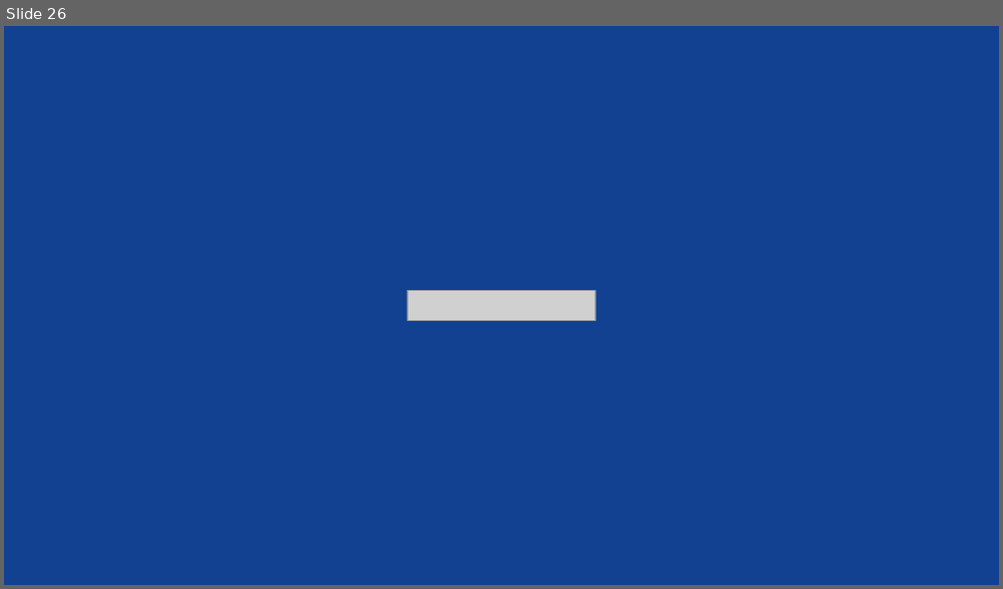
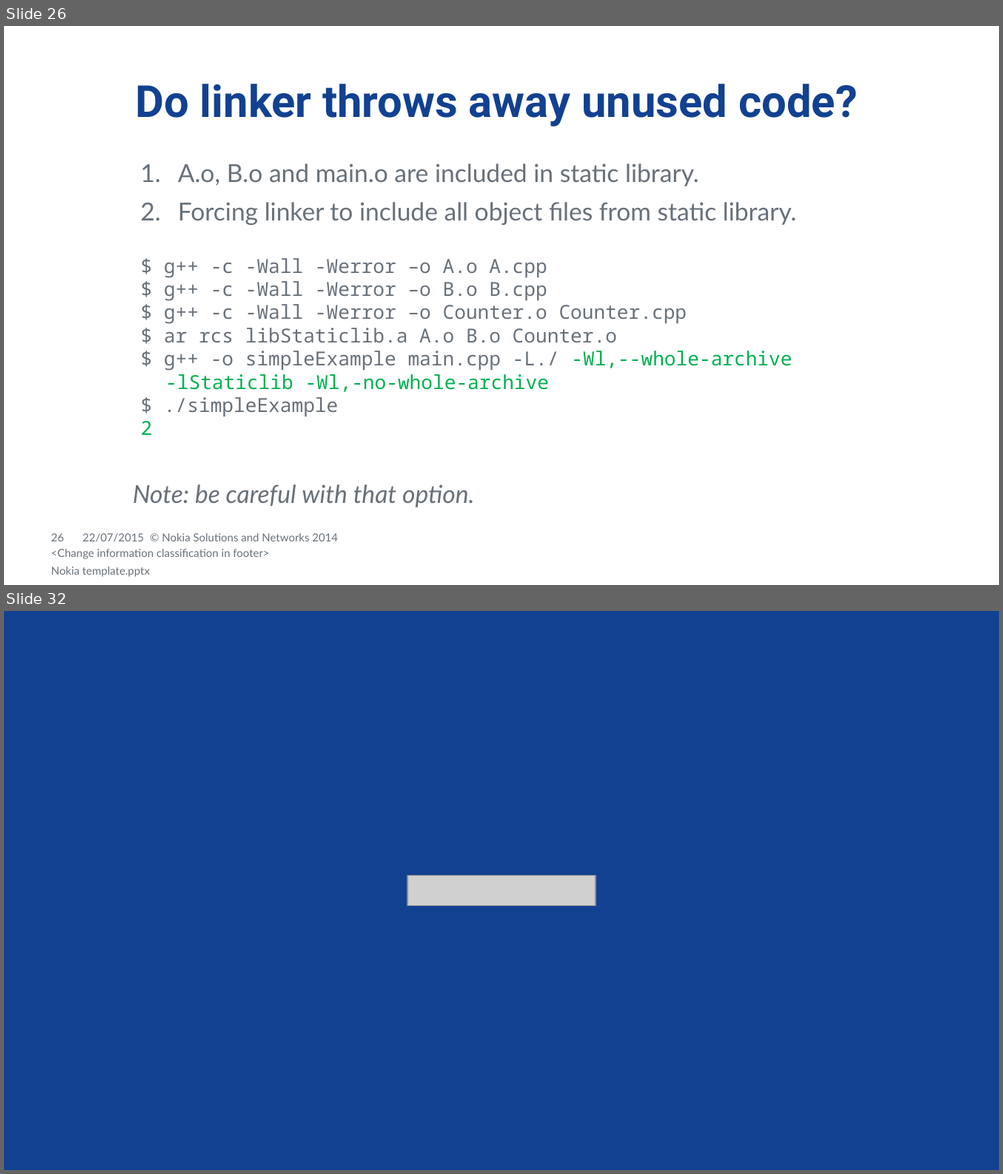
Before and after one commit to dendibakh/Linker, a slide deck: Diving into C++ linker.pptx. Shown one above the other, each under a label of ours: slide 26 before the commit, slides 26 and 32 after it; the slides between them are not shown. The pictures are 1003x589 and 1003x1174 pixels, drawn with LibreOffice and Linux fonts; fonts in the diff are those of the drawing; grey boxes stand for pictures; background and template pictures are left out. Boxes give left, top, right and bottom in pixels: in the first picture for what was removed or moved away, otherwise in the second. Text is boxed around its words. In the diff, an @@ line names an element or a change of style, - is before the commit and + after.

Commit message:
Added static library slides and example of throwing away unused code

```diff
--- a/Diving into C++ linker.pptx
+++ b/Diving into C++ linker.pptx
@@ slide 26 added at (x1=4, y1=26, x2=999, y2=585), background #FFFFFF @@
@@ line added from (50, 26) to (50, 585), #FFFFFF 0.25 pt @@
@@ line added from (946, 26) to (946, 585), #FFFFFF 0.25 pt @@
@@ line added from (4, 57) to (999, 57), #FFFFFF 0.25 pt @@
@@ line added from (4, 90) to (999, 90), #FFFFFF 0.25 pt @@
@@ title added at (x1=136, y1=84, x2=857, y2=127), 32 pt, text #124191, bold @@
+Do linker throws away unused code?
@@ line added from (4, 118) to (999, 118), #FFFFFF 0.25 pt @@
@@ line added from (999, 144) to (4, 144), #FFFFFF 0.25 pt @@
@@ text added at (x1=178, y1=164, x2=797, y2=225), 18 pt, text #68717A @@
+  1. A.o, B.o and main.o are included in static library.
+  2. Forcing linker to include all object files from static library.
@@ text added at (x1=141, y1=258, x2=791, y2=435), 14 pt, text #68717A @@
+  $ g++ -c -Wall -Werror –o A.o A.cpp
+  $ g++ -c -Wall -Werror –o B.o B.cpp
+  $ g++ -c -Wall -Werror –o Counter.o Counter.cpp
+  $ ar rcs libStaticlib.a A.o B.o Counter.o
+  $ g++ -o simpleExample main.cpp -L./ -Wl,--whole-archive -lStaticlib -Wl,-no-whole-archive
+  $ ./simpleExample
+  2
@@ text added at (x1=133, y1=485, x2=474, y2=508), 18 pt, text #68717A, italic @@
+  Note: be careful with that option.
@@ line added from (999, 504) to (4, 504), #FFFFFF 0.25 pt @@
@@ line added from (4, 533) to (999, 533), #FFFFFF 0.25 pt @@
@@ page number added at (x1=51, y1=534, x2=64, y2=542), 8 pt, text #68717A @@
+26
@@ text added at (x1=82, y1=534, x2=144, y2=543), 8 pt, text #68717A @@
+22/07/2015
@@ text added at (x1=162, y1=534, x2=338, y2=542), 8 pt, text #68717A @@
+© Nokia Solutions and Networks 2014
@@ text added at (x1=51, y1=549, x2=269, y2=560), 8 pt, text #68717A @@
+<Change information classification in footer>
@@ line added from (4, 561) to (999, 561), #FFFFFF 0.25 pt @@
@@ text added at (x1=51, y1=567, x2=150, y2=577), 8 pt, text #68717A @@
+Nokia template.pptx
@@ what was slide 26 is now slide 32 @@
```
Also in this commit, not shown: 26 slides changed, 5 other slides added, 10 other files.
